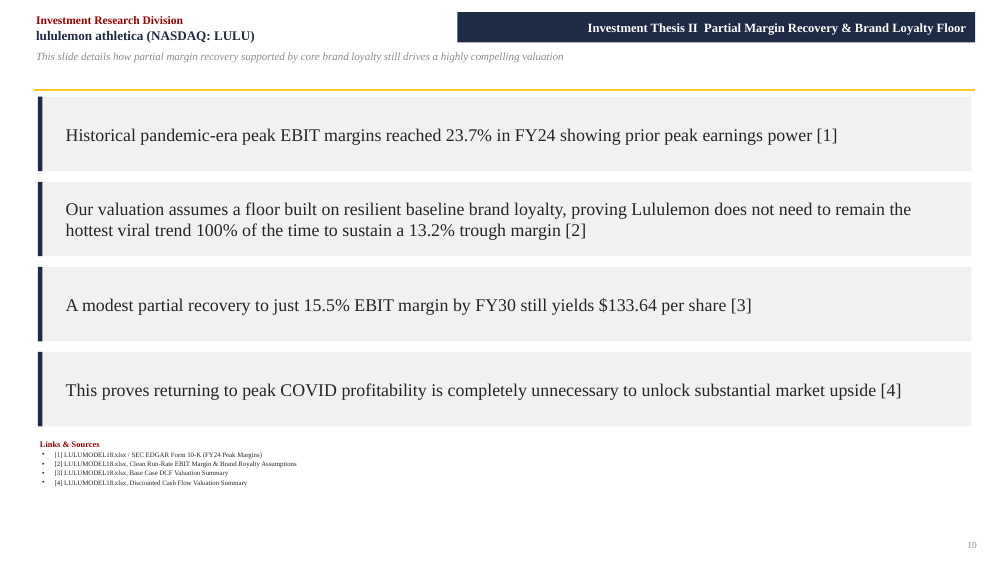
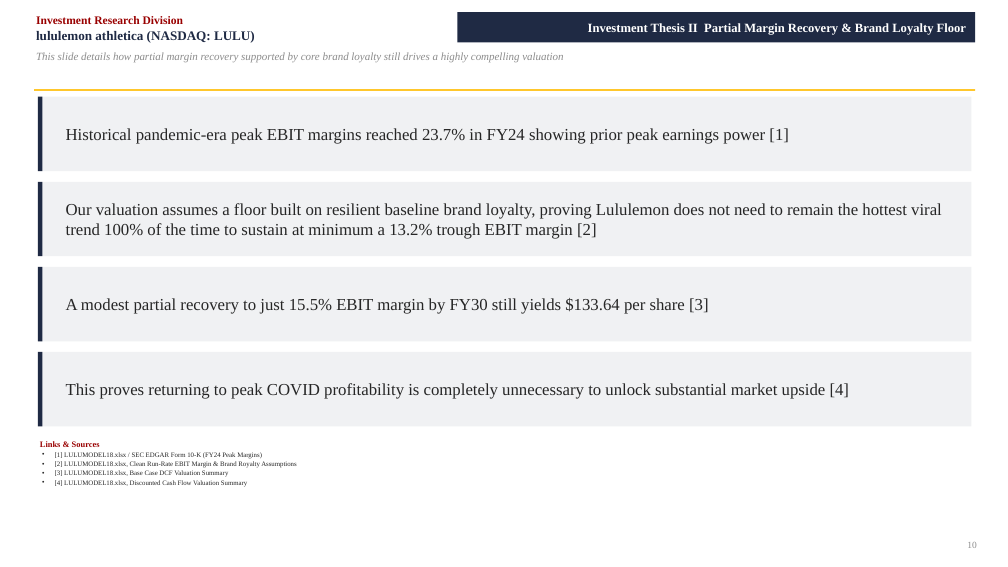
Before and after one commit to vengeanceaiUSC/RM, a slide deck: slide 10 of LULU/LULU_Investment_Pitch_Deck.pptx. Drawn at 1008x567 pixels with LibreOffice and Linux fonts; fonts in the diff are those of the drawing. Boxes give left, top, right and bottom in pixels: in the first picture for what was removed or moved away, otherwise in the second. Text is boxed around its words. In the diff, an @@ line names an element or a change of style, - is before the commit and + after.

```diff
--- a/LULU/LULU_Investment_Pitch_Deck.pptx
+++ b/LULU/LULU_Investment_Pitch_Deck.pptx
@@ text at box(66, 203, 942, 239): text changed; size 17 to 16 pt @@
-Our valuation assumes a floor built on resilient baseline brand loyalty, proving Lululemon does not need to remain the hottest viral trend 100% of the time to sustain a 13.2% trough margin [2]
+Our valuation assumes a floor built on resilient baseline brand loyalty, proving Lululemon does not need to remain the hottest viral trend 100% of the time to sustain at minimum a 13.2% trough EBIT margin [2]
@@ size 17 to 16 pt in 3 elements at box(66, 128, 789, 144), box(66, 298, 709, 314), box(66, 383, 850, 399) @@
```
Also in this commit, not shown: 3 other files.
